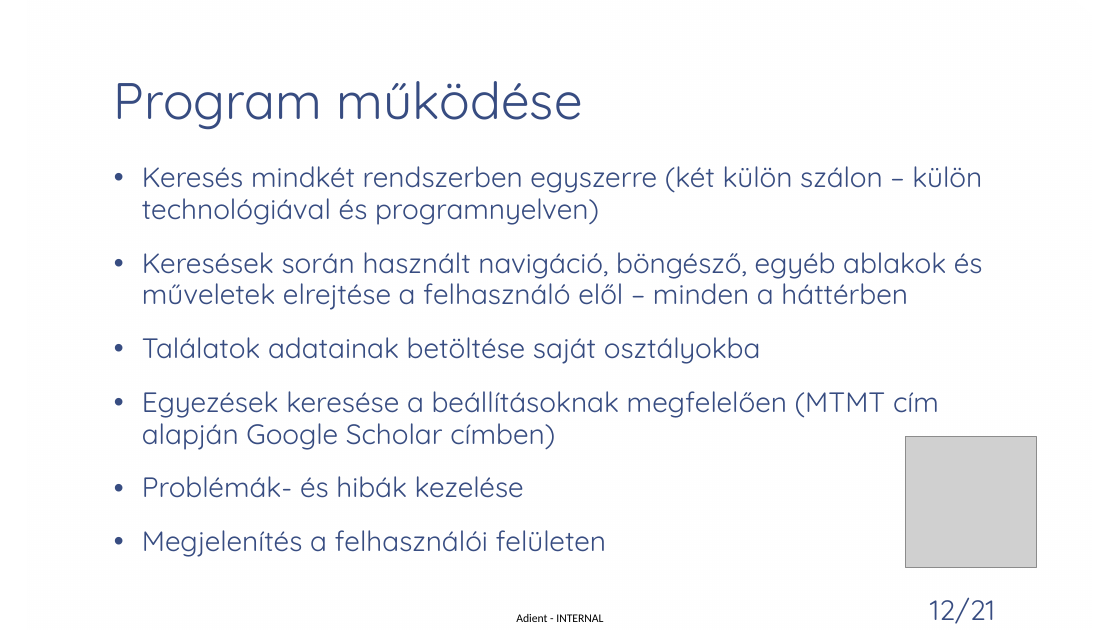
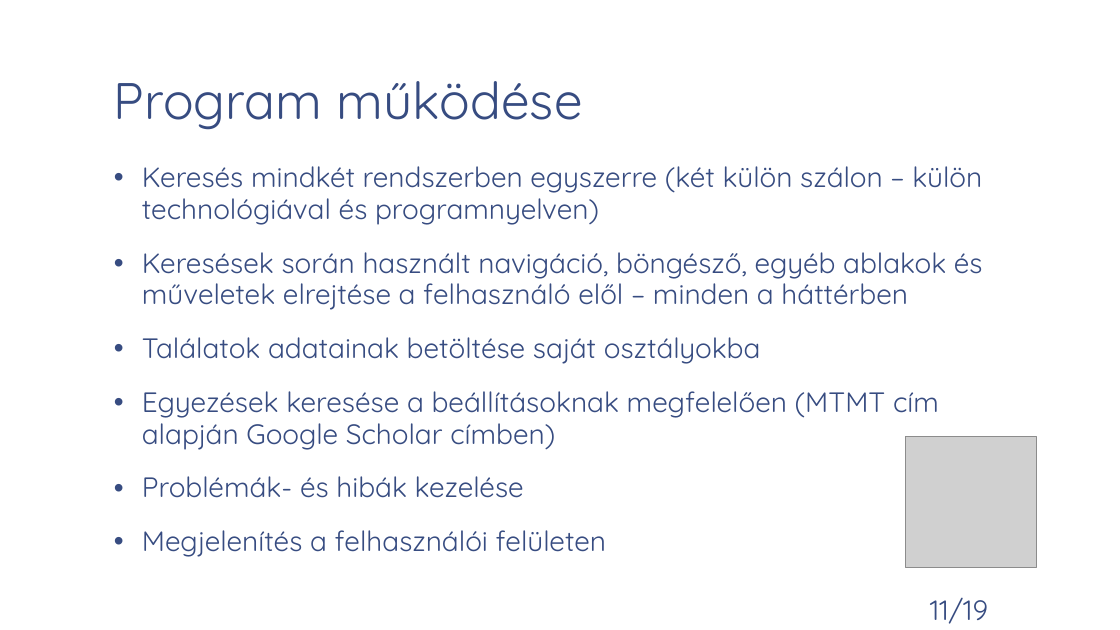
Before and after one commit to patmik2012/PubSync, a slide deck: slide 12 of Publikációs listák szinkronizálása.pptx. Drawn at 1120x630 pixels with LibreOffice and Linux fonts; fonts in the diff are those of the drawing; grey boxes stand for pictures; background and template pictures are left out. Boxes give left, top, right and bottom in pixels: in the first picture for what was removed or moved away, otherwise in the second. Text is boxed around its words. In the diff, an @@ line names an element or a change of style, - is before the commit and + after.

```diff
--- a/Publikációs listák szinkronizálása.pptx
+++ b/Publikációs listák szinkronizálása.pptx
@@ rectangle removed at [28, 0, 1091, 630] @@
@@ page number at [930, 598, 988, 624]: text changed @@
-12/21
+11/19
@@ text removed at [516, 614, 603, 622] @@
-Adient - INTERNAL
```
Also in this commit, not shown: 7 other slides changed, 1 other file.
